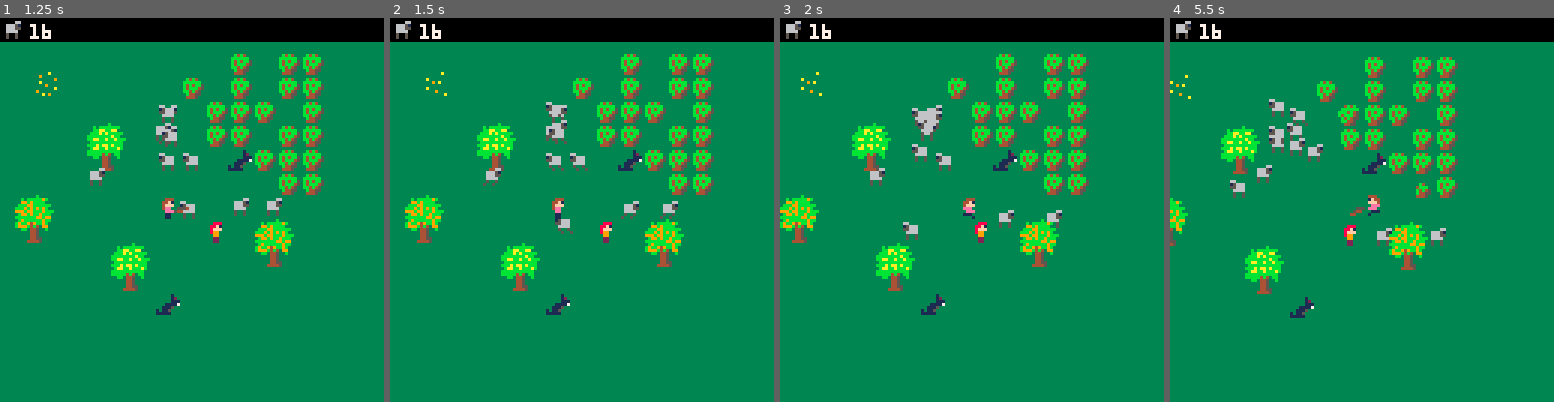
Above: before the commit, frames 1-4 (left to right).
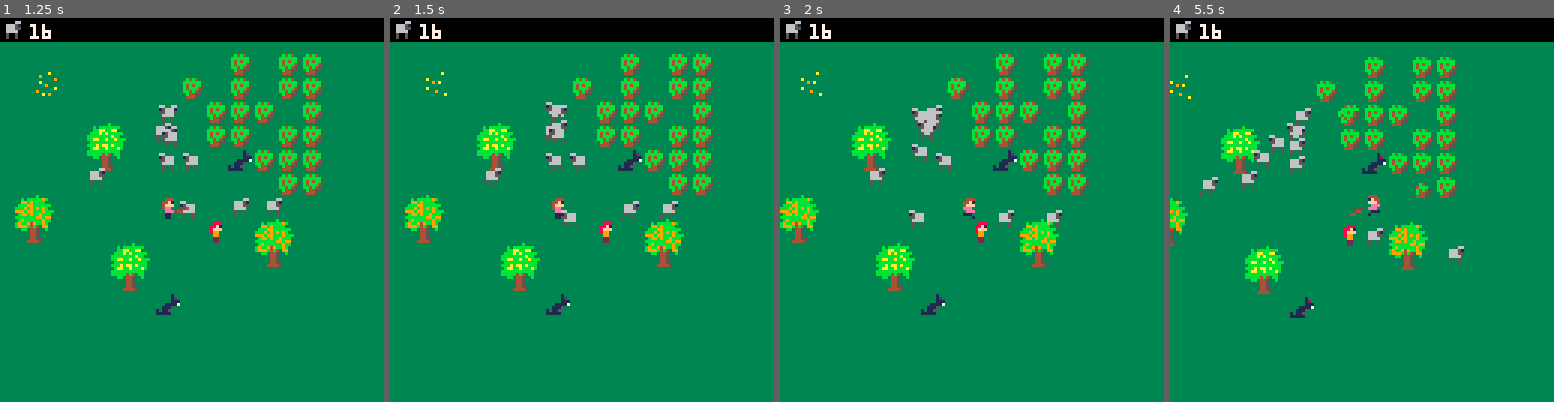
Above: after the commit, the same moments.

Repository: sdegutis/shepherdgame.com
Game: PICO-8 cartridge sheep.p8
Two runs of this game, one before a commit and one after it. Both use one fixed random seed, a clock stepped at 60 frames per second and the inputs below.
Inputs:
- Up to frame 1 (1.25 s): tap X (X key) at 0.33, 1.07 s; tap O (Z key) at 0.7 s
- Up to frame 2 (1.5 s): no input
- Up to frame 3 (2 s): hold Right from 1.6 s (still down); tap O (Z key) at 1.7 s; tap X (X key) at 1.85 s
- Up to frame 4 (5.5 s): release Right at 2.1 s; tap O (Z key) every 0.4 s from 2.1 to 5.3 s; hold Up 2.15-2.42 s; hold Right 2.47-3.03 s; tap X (X key) at 2.97, 4.08, 5.2 s; hold Left 3.08-3.58 s; hold Down 3.63-3.97 s; hold Right 4.02-4.68 s; hold Up 4.73-5.03 s; hold Left from 5.08 s (still down)

Frame 1 is identical in both runs. In frame 2, 0.2% of the frame differs, in the area x 42-50%, y 50-57%; in frame 3, 0.2%; in frame 4, 1.6%, in the area x 7-77%, y 21-65%.

Commit message:
Hitting multiple sheep

Diff:
--- a/sheep.p8
+++ b/sheep.p8
@@ -532,7 +532,6 @@
 			return true
 		elseif e.k=='sheep' then
 			hitsheep(e)
-			return true
 		end
 	end
 end
